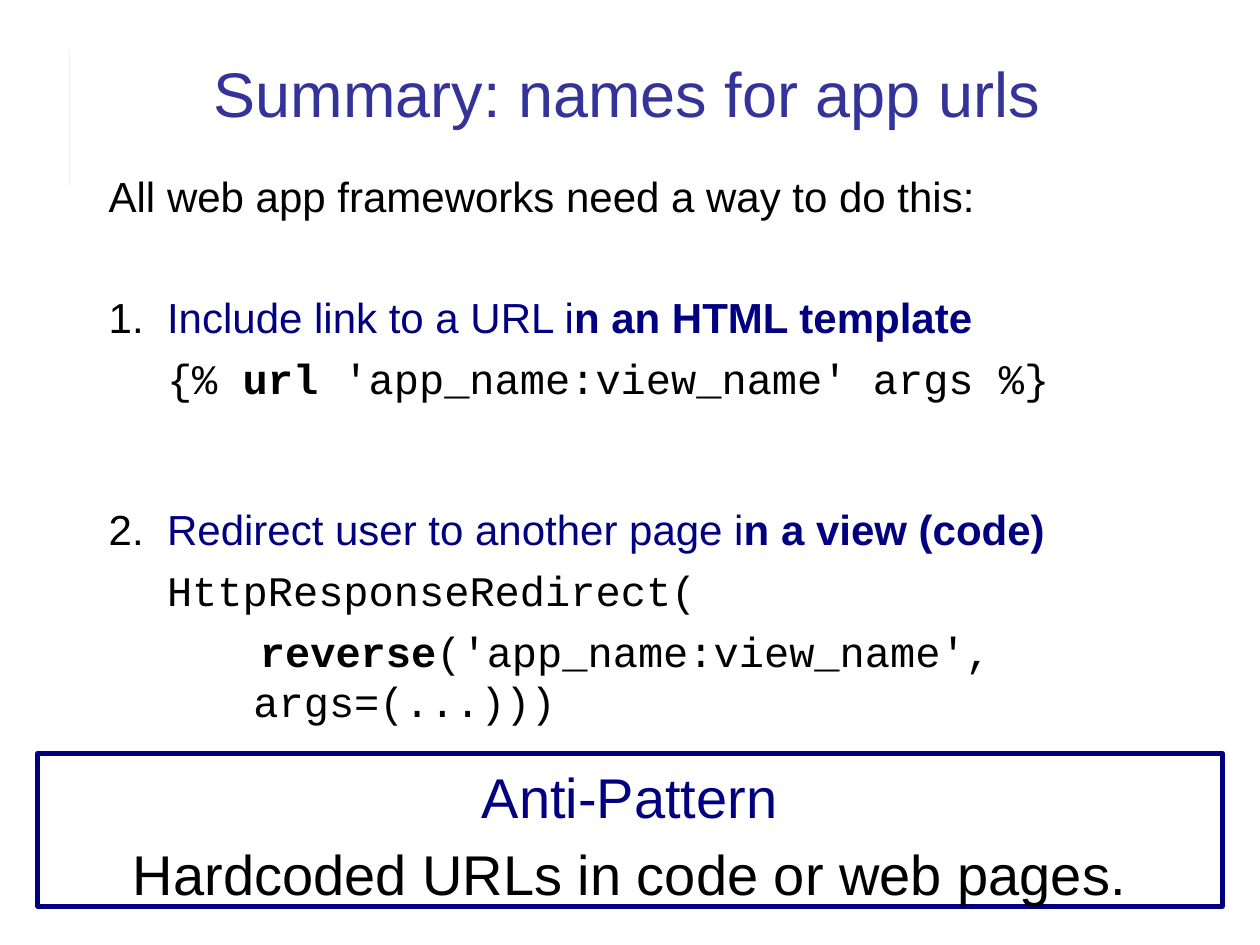
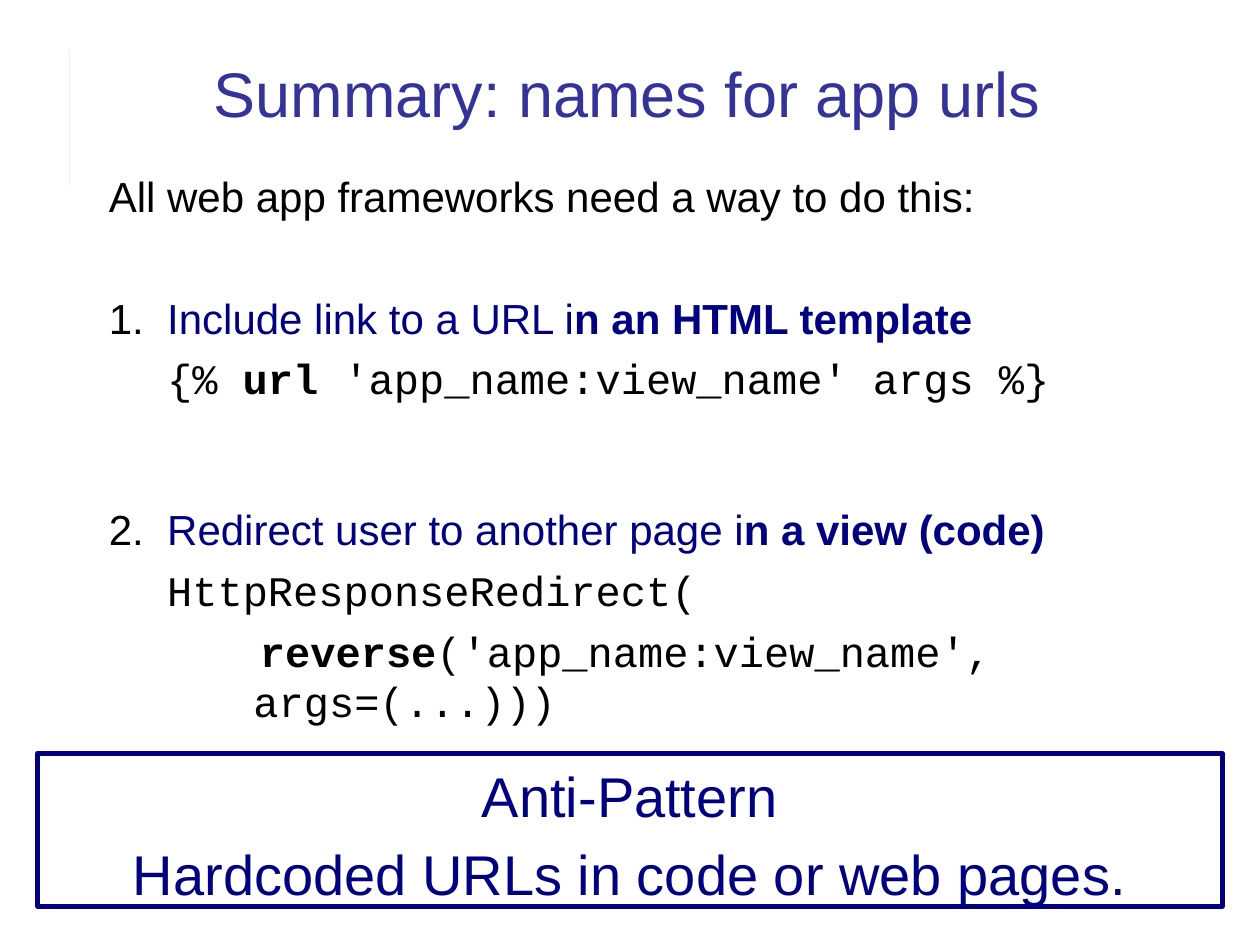
Before and after one commit to cpske/ISP, a slide deck: slide 20 of django/Django-review-1.pptx. Drawn at 1260x945 pixels with LibreOffice and Linux fonts; fonts in the diff are those of the drawing. Boxes give left, top, right and bottom in pixels: in the first picture for what was removed or moved away, otherwise in the second. Text is boxed around its words. In the diff, an @@ line names an element or a change of style, - is before the commit and + after.

```diff
--- a/django/Django-review-1.pptx
+++ b/django/Django-review-1.pptx
@@ text in rectangle at box(133, 854, 1125, 905): text colour #000000 to #000080 in "Hardcoded URLs in code or web pages." @@
```
Also in this commit, not shown: 14 other slides changed, 1 slide added, 1 slide removed, 1 other file.
